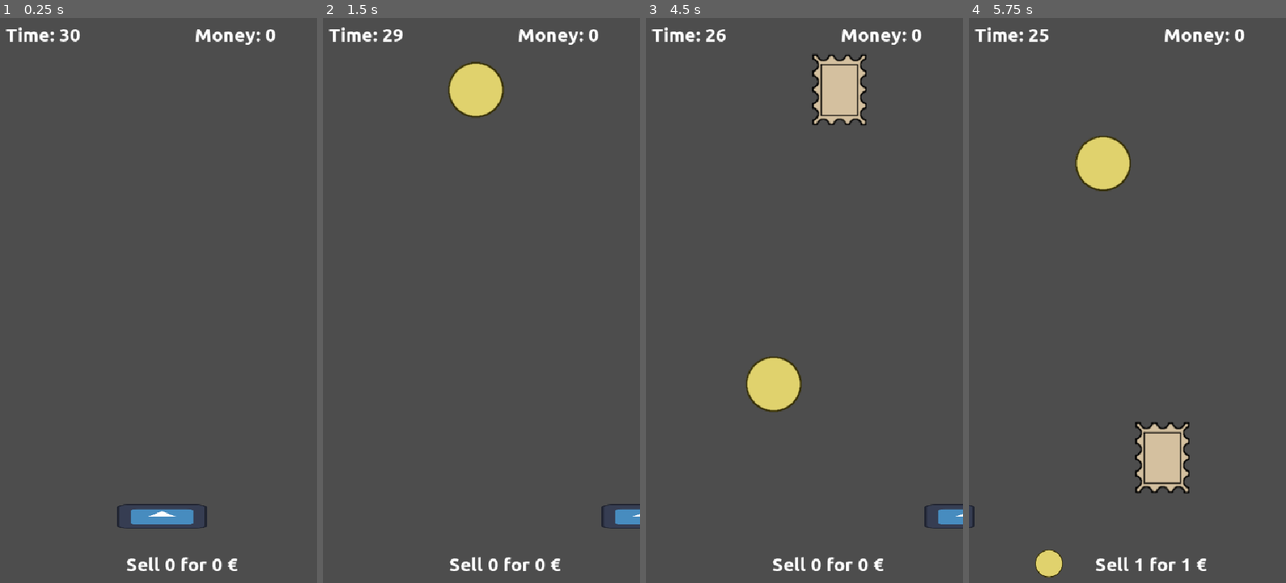
Above: before the commit, frames 1-4 (left to right).
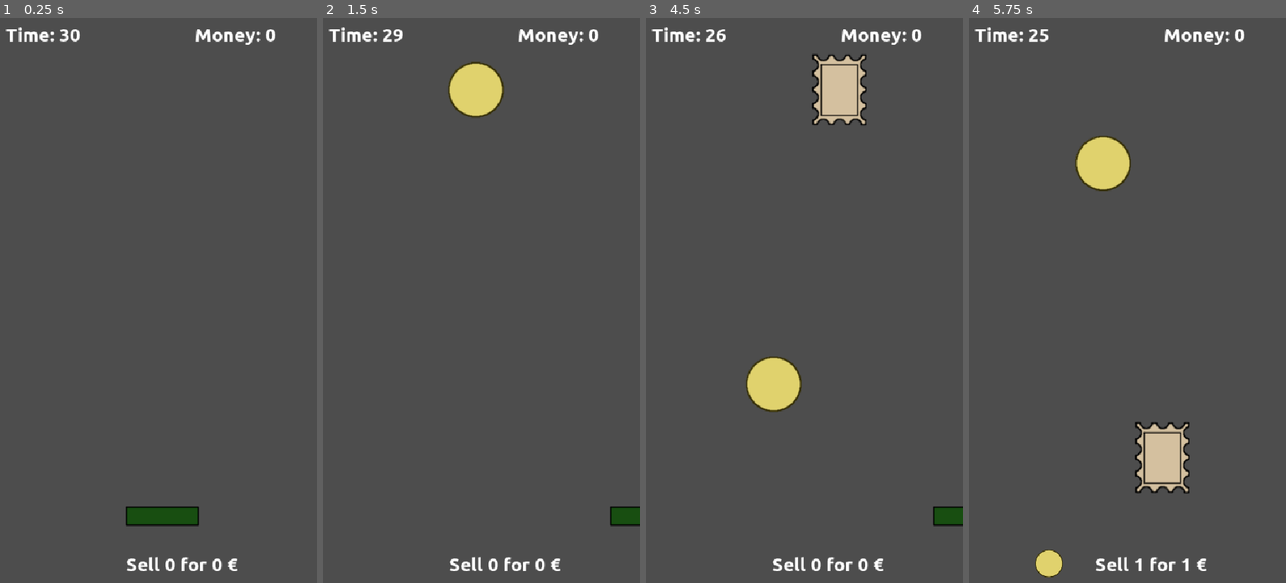
Above: after the commit, the same moments.

Repository: moisesjbc/la-kolektanto
Game: Godot game, scene res://gameplay/main/main.tscn
The game is run twice, just before and just after one commit, with the same random seed, the same clock (stepped at 60 frames per second) and the same inputs. The engine's default icon, where the game draws it, is replaced by a stand-in: a white triangle on a blue panel in a dark square.
Inputs:
- Up to frame 1 (0.25 s): no input
- Up to frame 2 (1.5 s): tap Enter at 0.5 s; hold Right (ui_right) 0.53-1.28 s; tap Space at 0.77 s; hold Left (ui_left) from 1.28 s (still down)
- Up to frame 3 (4.5 s): tap Space at 1.52, 3.02, 3.77 s; release Left (ui_left) at 2.03 s; hold Right (ui_right) 2.03-3.53 s; hold Left (ui_left) from 3.53 s (still down)
- Up to frame 4 (5.75 s): keep holding Left (ui_left); tap Space at 4.52 s

The runs differ from the first frame. In frame 1, 1.0% of the frame differs, in the area x 36-66%, y 86-91%; in frame 2, 0.4%; in frame 3, 0.4%; in frame 4, less than 0.1%.

Commit message:
Add player sprite

Diff:
--- a/godot-project/gameplay/player/player.tscn
+++ b/godot-project/gameplay/player/player.tscn
@@ -1,10 +1,10 @@
 [gd_scene load_steps=4 format=3 uid="uid://ba4kaciikq8ru"]
 
-[ext_resource type="Texture2D" uid="uid://wy4xse3xbaje" path="res://icon.svg" id="1_01s76"]
 [ext_resource type="Script" uid="uid://c3cgdro27ubi8" path="res://gameplay/player/player.gd" id="1_xq3ts"]
+[ext_resource type="Texture2D" uid="uid://bhueselgpsvfh" path="res://gameplay/player/player.png" id="2_xq3ts"]
 
 [sub_resource type="RectangleShape2D" id="RectangleShape2D_xq3ts"]
-size = Vector2(154, 41)
+size = Vector2(126, 34)
 
 [node name="player" type="CharacterBody2D"]
 collision_mask = 2
@@ -12,9 +12,8 @@
 
 [node name="sprite" type="Sprite2D" parent="."]
 position = Vector2(-2, 0)
-scale = Vector2(1.2070313, 0.3203125)
-texture = ExtResource("1_01s76")
+texture = ExtResource("2_xq3ts")
 
 [node name="collider" type="CollisionShape2D" parent="."]
-position = Vector2(-2, 0.5)
+position = Vector2(-2, 0)
 shape = SubResource("RectangleShape2D_xq3ts")
Binary file added: godot-project/gameplay/player/player.png
Not shown, added: godot-project/gameplay/player/player.png.import
Not shown, added: design/player.xcf
